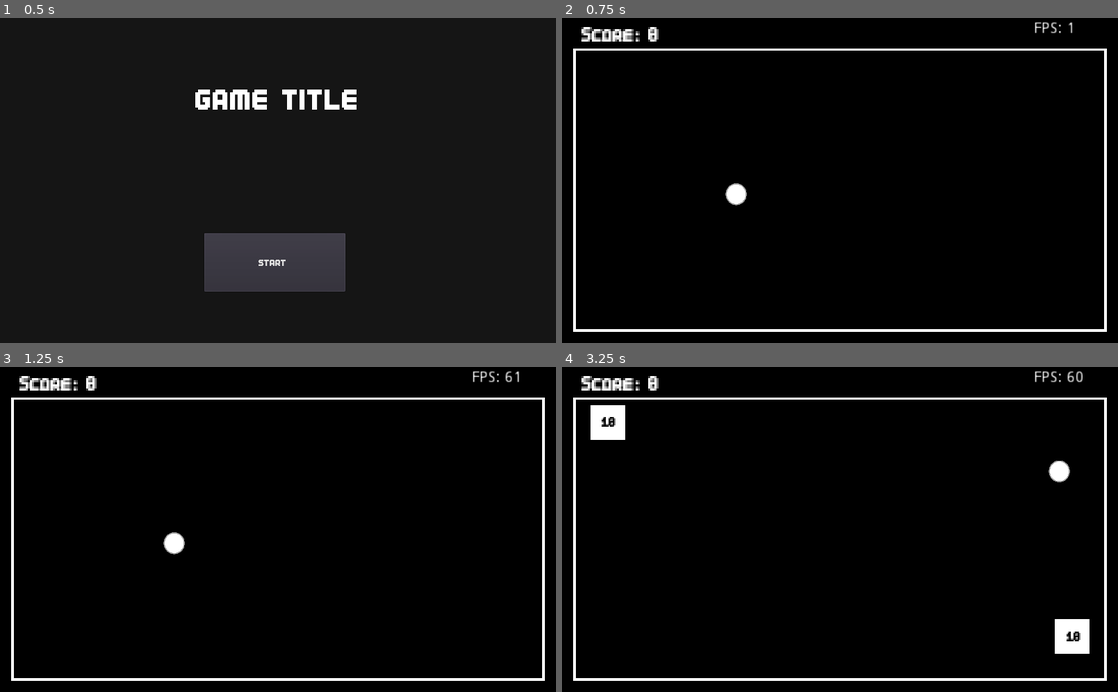
Above: before the commit, frames 1-4 (two rows, left to right).
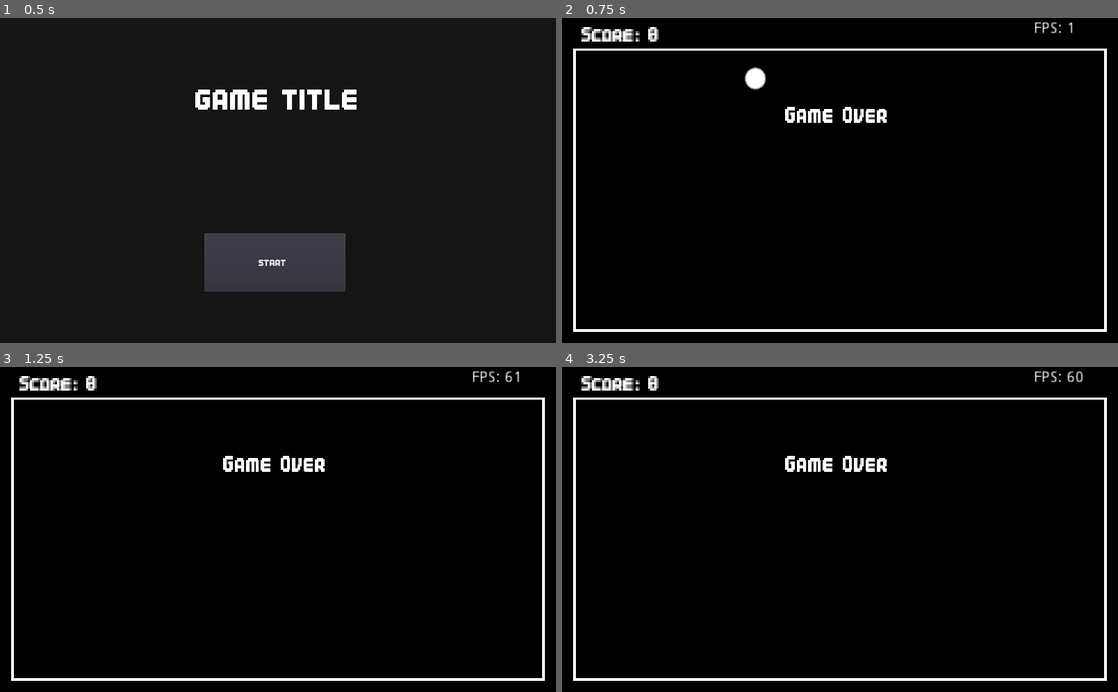
Above: after the commit, the same moments.

Repository: sugarvoid/cross-out
Game: Godot game, scene res://game/start_screen.tscn
Same seed, same stepped clock (60 frames per second), same inputs: the game is played once before the commit and once after it.
Inputs:
- Up to frame 1 (0.5 s): no input
- Up to frame 2 (0.75 s): click "start" at 0.5 s
- Up to frame 3 (1.25 s): no input
- Up to frame 4 (3.25 s): tap Enter (ui_accept) at 1.25, 1.52, 2.27 s

Frame 1 is identical in both runs. In frame 2, 1.0% of the frame differs, in the area x 29-59%, y 15-58%; in frame 3, 0.8%; in frame 4, 2.1%, in the area x 5-95%, y 11-89%.

Commit message:
Add player drop in animation

Diff:
--- a/game/game.gd
+++ b/game/game.gd
@@ -19,6 +19,7 @@
 func _ready():
 	self.player = get_node("Player")
 	self._connect_signals()
+	self._drop_in_player()
 	self.tmr_move_speed_up.start(10)
 	_update_score(player_score)
 
@@ -43,6 +44,9 @@
 func _process(delta):
 	self.lbl_fps.text = str("FPS: ", Engine.get_frames_per_second())
 
+func _drop_in_player() -> void:
+	$AnimationPlayer.play("drop_in_player")
+
 func _on_player_off_screen(body: Node) -> void:
 	if body.get_class() == "Player":
 		print("player off screen.")
@@ -62,6 +66,8 @@
 
 func _gameover() -> void:
 	_send_info_to_label("Game Over")
+	self.player.global_position = $PosPlayerSpawn.global_position
+	self.player.in_play = false
 	self.tmr_move_speed_up.stop()
 	remove_child($HazardManager)
 	remove_child($TargetManager)
--- a/game/game.tscn
+++ b/game/game.tscn
@@ -14,6 +14,22 @@
 [sub_resource type="DynamicFont" id=2]
 size = 32
 font_data = ExtResource( 7 )
+
+[sub_resource type="Animation" id=4]
+resource_name = "drop_in_player"
+length = 0.48
+tracks/0/type = "value"
+tracks/0/path = NodePath("Player:position")
+tracks/0/interp = 1
+tracks/0/loop_wrap = true
+tracks/0/imported = false
+tracks/0/enabled = true
+tracks/0/keys = {
+"times": PoolRealArray( 0, 0.409029, 0.478913 ),
+"transitions": PoolRealArray( 1, 1, 1 ),
+"update": 0,
+"values": [ Vector2( 359, -53 ), Vector2( 353, 316 ), Vector2( 353, 309 ) ]
+}
 
 [sub_resource type="Animation" id=3]
 resource_name = "flash_lbl_speed"
@@ -56,7 +72,7 @@
 [node name="TmrRight" type="Timer" parent="TargetManager"]
 
 [node name="Player" parent="." instance=ExtResource( 1 )]
-position = Vector2( 321, 326 )
+position = Vector2( 353, 309 )
 
 [node name="BackgroundFront" type="Sprite" parent="."]
 texture = ExtResource( 6 )
@@ -114,4 +130,8 @@
 [node name="TmrSpeedUp" type="Timer" parent="."]
 
 [node name="AnimationPlayer" type="AnimationPlayer" parent="."]
+anims/drop_in_player = SubResource( 4 )
 anims/flash_lbl_speed = SubResource( 3 )
+
+[node name="PosPlayerSpawn" type="Position2D" parent="."]
+position = Vector2( 359, -53 )
Not shown: 1 places in game/game.tscn that only renumber resources
